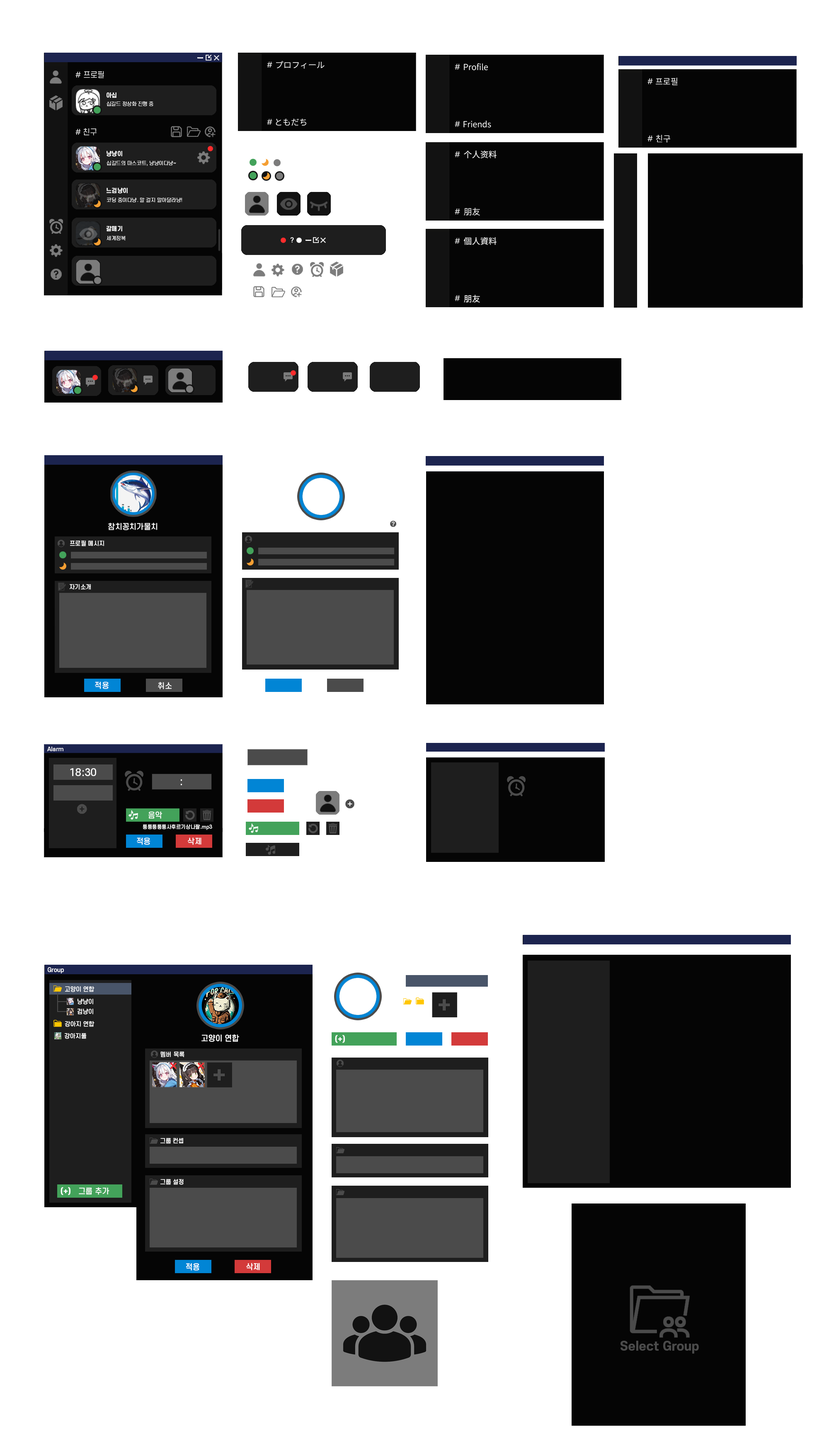
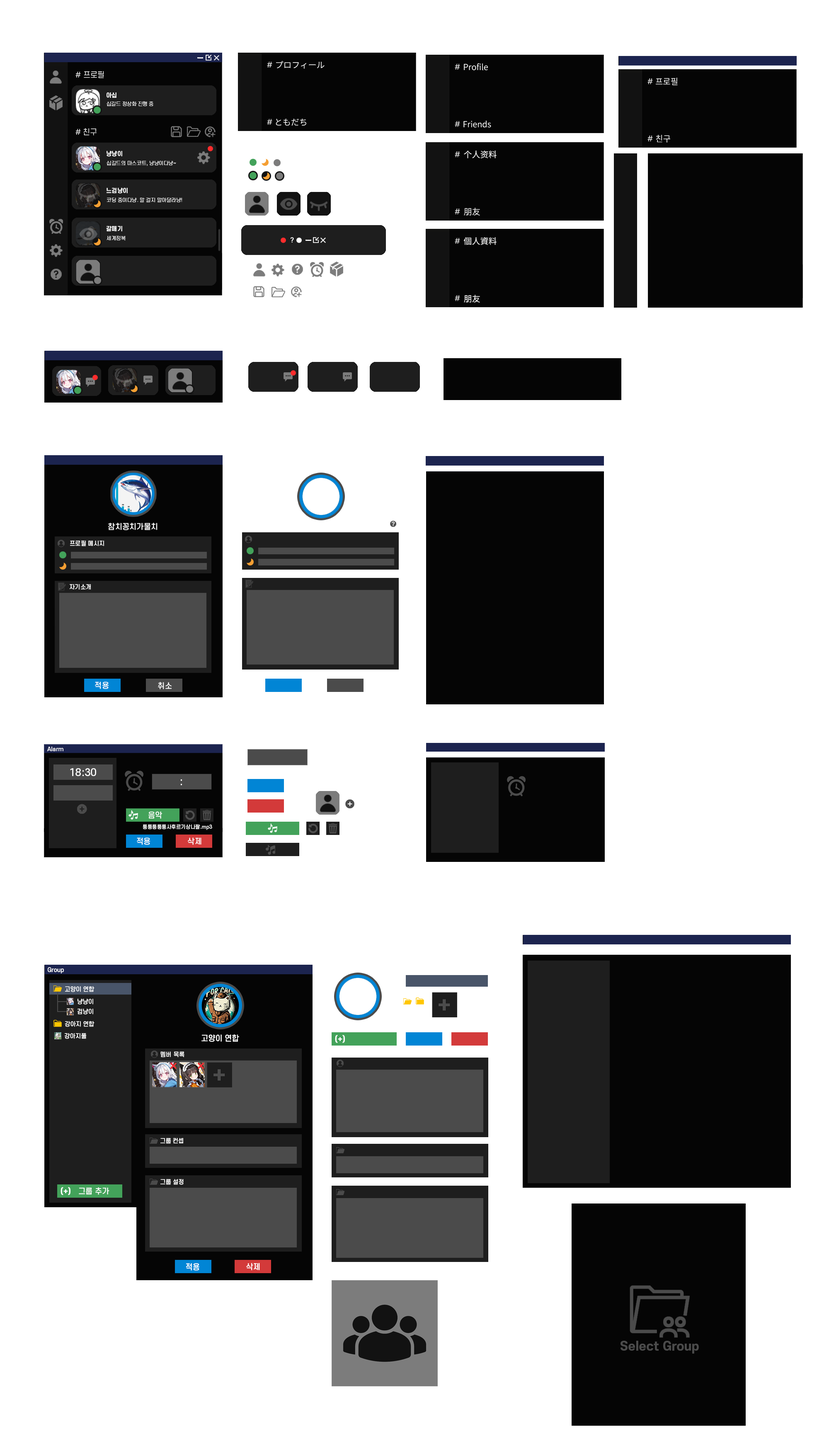
The second (829, 1451) image is a revision of the first. Changes to its layers:
painted on "알람_음악버튼_활성화" over bbox(248, 823, 278, 833)
